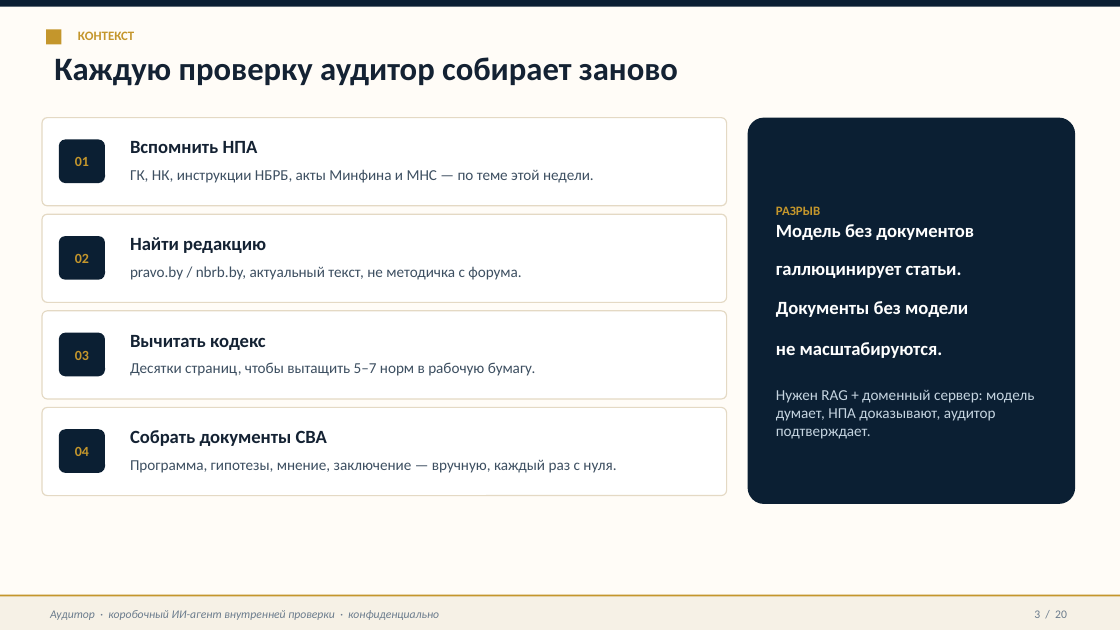
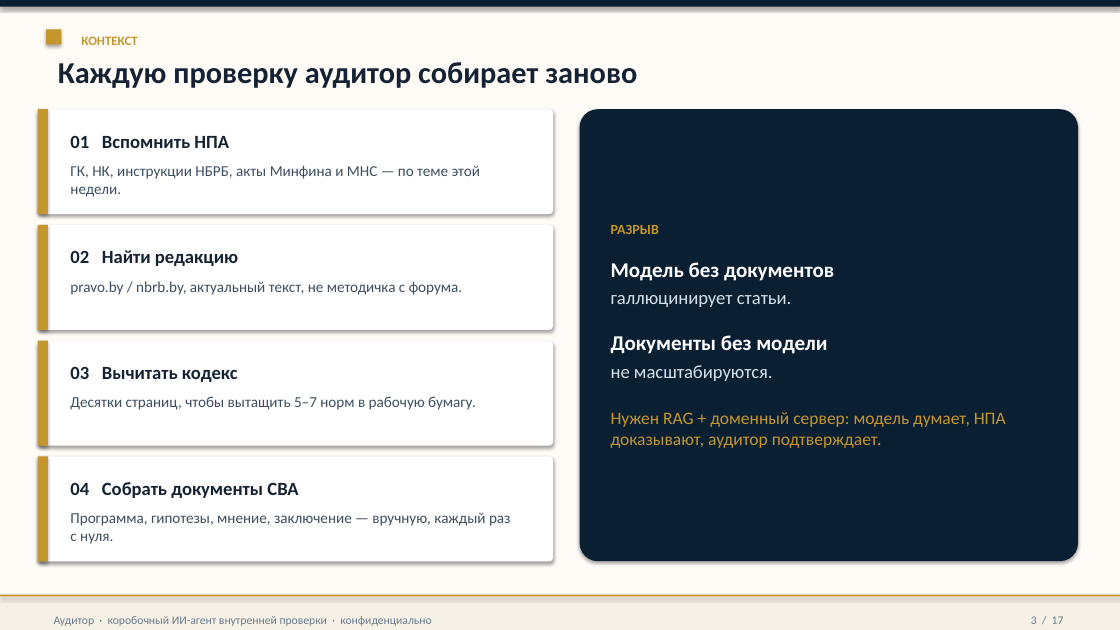
Before and after one commit to sweetd0vee/audit-tools, a slide deck: slide 3 of docs/Аудитор_ИИ-агент_презентация.pptx. Drawn at 1120x630 pixels with LibreOffice and Linux fonts; fonts in the diff are those of the drawing. Boxes give left, top, right and bottom in pixels: in the first picture for what was removed or moved away, otherwise in the second. Text is boxed around its words. In the diff, an @@ line names an element or a change of style, - is before the commit and + after.

```diff
--- a/docs/Аудитор_ИИ-агент_презентация.pptx
+++ b/docs/Аудитор_ИИ-агент_презентация.pptx
@@ shadow on in 5 elements at box(0, 0, 1120, 630), box(0, 0, 1120, 7), box(0, 595, 1120, 630), box(0, 595, 1120, 597), box(46, 29, 61, 45) @@
@@ text "КОНТЕКСТ": place and size @@
-text "КОНТЕКСТ" at box(78, 31, 134, 40)
+text "КОНТЕКСТ" at box(81, 36, 137, 45)
@@ text "Каждую проверку аудитор собирает заново" at box(58, 62, 637, 88): size 28 to 26 pt @@
@@ rounded rectangle: place and size @@
-rounded rectangle at box(42, 118, 727, 206)
+rounded rectangle at box(38, 109, 553, 214)
@@ rectangle added at box(38, 109, 48, 214), fill #C4962C @@
@@ rounded rectangle "РАЗРЫВ": place and size @@
-rounded rectangle "РАЗРЫВ" at box(748, 118, 1075, 504)
+rounded rectangle "РАЗРЫВ" at box(580, 109, 1078, 561)
@@ rounded rectangle "РАЗРЫВ" at box(580, 109, 1078, 561): shadow on; proportions changed @@
@@ text "01 Вспомнить НПА": place and size @@
-text "01 Вспомнить НПА" at box(130, 169, 594, 183)
+text "01 Вспомнить НПА" at box(70, 136, 480, 197)
@@ rounded rectangle removed at box(59, 139, 105, 183) @@
-01
@@ text at box(70, 136, 229, 148): paragraph added @@
+01 Вспомнить НПА
@@ text removed at box(130, 141, 258, 153) @@
-Вспомнить НПА
@@ outline #E4D9C4 1 pt to none; shadow on; proportions changed in 3 elements at box(38, 341, 553, 446), box(38, 109, 553, 214), box(38, 225, 553, 330) @@
@@ rounded rectangle: place and size @@
-rounded rectangle at box(42, 214, 727, 302)
+rounded rectangle at box(38, 225, 553, 330)
@@ rectangle added at box(38, 225, 48, 330), fill #C4962C @@
@@ text "02 Найти редакцию": place and size @@
-text "02 Найти редакцию" at box(130, 266, 521, 280)
+text "02 Найти редакцию" at box(70, 250, 462, 295)
@@ rounded rectangle removed at box(59, 236, 105, 280) @@
-02
@@ text removed at box(130, 237, 266, 253) @@
-Найти редакцию
@@ text in rounded rectangle at box(611, 225, 1006, 448): size 11 to 12 pt in "РАЗРЫВ"; size 13 to 15 pt, text colour #C5D4E0 to #C4962C in "Нужен RAG + доменный сервер: модель думает, ..."; more space between paragraphs; less space between paragraphs @@
@@ text at box(70, 250, 238, 266): paragraph added @@
+02 Найти редакцию
@@ text in rounded rectangle at box(611, 262, 834, 381): text changed; size 16 to 18 pt @@
-Модель без документов
-галлюцинирует статьи.
-Документы без модели
-не масштабируются.
+Модель без документов
+галлюцинирует статьи.
+Документы без модели
+не масштабируются.
@@ rounded rectangle: place and size @@
-rounded rectangle at box(42, 311, 727, 399)
+rounded rectangle at box(38, 341, 553, 446)
@@ rectangle added at box(38, 341, 48, 446), fill #C4962C @@
@@ text "03 Вычитать кодекс": place and size @@
-text "03 Вычитать кодекс" at box(130, 362, 536, 376)
+text "03 Вычитать кодекс" at box(70, 367, 476, 410)
@@ rounded rectangle removed at box(59, 333, 105, 376) @@
-03
@@ text removed at box(130, 335, 266, 350) @@
-Вычитать кодекс
@@ text at box(70, 367, 238, 382): paragraph added @@
+03 Вычитать кодекс
@@ rounded rectangle removed at box(42, 408, 727, 496) @@
@@ rounded rectangle removed at box(59, 429, 105, 473) @@
-04
@@ text removed at box(130, 430, 327, 446) @@
-Собрать документы СВА
@@ rounded rectangle added at box(38, 456, 553, 561), fill #FFFFFF @@
@@ rectangle added at box(38, 456, 48, 561), fill #C4962C @@
@@ text "04 Собрать документы СВА": place and size @@
-text "04 Собрать документы СВА" at box(130, 459, 616, 473)
+text "04 Собрать документы СВА" at box(70, 482, 511, 544)
@@ text at box(70, 482, 298, 498): paragraph added @@
+04 Собрать документы СВА
@@ text "Аудитор · коробочный ИИ-агент внутренней ..." at box(54, 616, 431, 626): italic off @@
@@ text at box(1031, 616, 1064, 624): text changed @@
-3 / 20
+3 / 17
```
Also in this commit, not shown: 14 other slides changed, 2 slides added, 5 slides removed, 4 other files.
